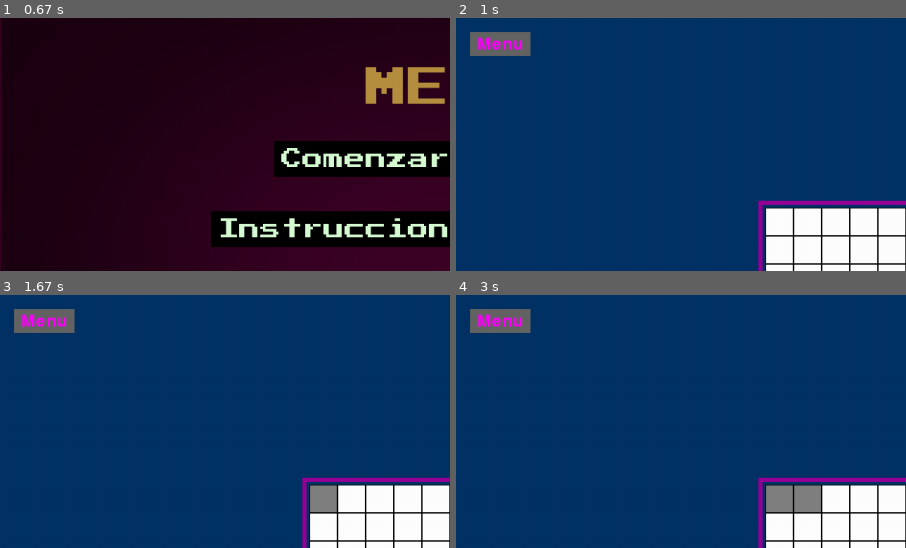
Above: before the commit, frames 1-4 (two rows, left to right).
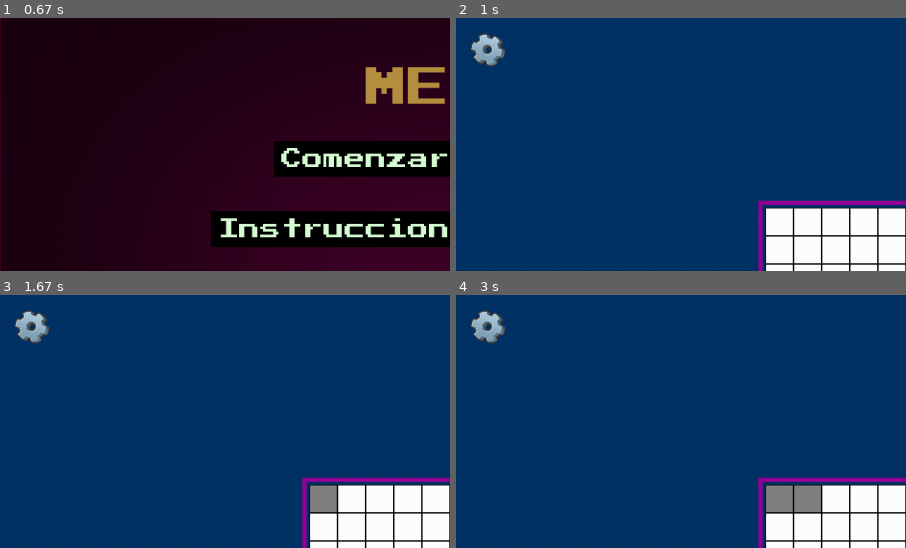
Above: after the commit, the same moments.

Repository: BrianValente/uade-batalla-naval
Game: pygame game, started from uade_battleship/main.py
Same seed, same stepped clock (60 frames per second), same inputs: the game is played once before the commit and once after it.
Inputs (mouse positions are % of the whole screen's width and height, from its top left):
- Up to frame 1 (0.67 s): click (46, 54) at 0.38 s
- Up to frame 2 (1 s): click "Comenzar partida" at 0.72 s
- Up to frame 3 (1.67 s): click (36, 40) at 1.05 s; click (62, 59) at 1.38 s
- Up to frame 4 (3 s): click (52, 40) at 1.72 s; click (45, 76) at 2.05 s; click (64, 46) at 2.38 s; click (39, 40) at 2.72 s
The pictures show only the part of the screen within x 0-50%, y 0-50%; the shares and areas given below are measured in that part.

Frame 1 is identical in both runs. In frame 2, 1.4% of the frame differs, in the area x 3-17%, y 5-20%; in frame 3, 1.4%; in frame 4, 1.4%.

Commit message:
Menu button (#25)
**Descripción**

Se cambió el botón escrito del menú por una imagen del engranaje
tradicional de configuración.

Diff:
--- a/uade_battleship/board.py
+++ b/uade_battleship/board.py
@@ -3,14 +3,11 @@
 from random import choice, randint
 
 
-def draw_menu_button(window, color, font):
+def draw_menu_button(window, gear_img):
     global menu_button_rect
-    texto = font.render("Menu", True, (255, 0, 255))
-    menu_button_rect = pygame.Rect(
-        20, 20, texto.get_width() + 20, texto.get_height() + 10
-    )
-    pygame.draw.rect(window, color, menu_button_rect)
-    window.blit(texto, (menu_button_rect.x + 10, menu_button_rect.y + 5))
+    # Definir el área en la que estará el engranaje
+    menu_button_rect = gear_img.get_rect(topleft=(20, 20))
+    window.blit(gear_img, menu_button_rect.topleft)
 
 
 # Muestra las opciones "¿Volver al menú?" con "Sí" y "No"
@@ -238,6 +235,12 @@
     colocar_barcos(p_game_logic)  # Coloca barcos en la lógica del juego
     print_game_logic(p_game_logic)
 
+    # Cargar imagen del menú
+    gear_img = pygame.image.load("assets/gear.png")
+    gear_img = pygame.transform.scale(
+        gear_img, (50, 50)
+    )  # Ajustar tamaño si es necesario
+
     # Inicializar la fuente y el estado del menú
     font = pygame.font.SysFont(None, 36)
     ask_return_menu = False  # Controla cuándo mostrar la pregunta de volver al menú
@@ -272,8 +275,8 @@
 
         GAMESCREEN.fill((0, 51, 102))  # Fondo del juego
 
-        # Mostrar siempre el botón del menú
-        draw_menu_button(GAMESCREEN, (100, 100, 100), font)
+        # Mostrar el engranaje de configuración
+        draw_menu_button(GAMESCREEN, gear_img)
 
         update_game_screen(
             GAMESCREEN, p_game_grid, p_game_logic
Binary file added: assets/gear.png
